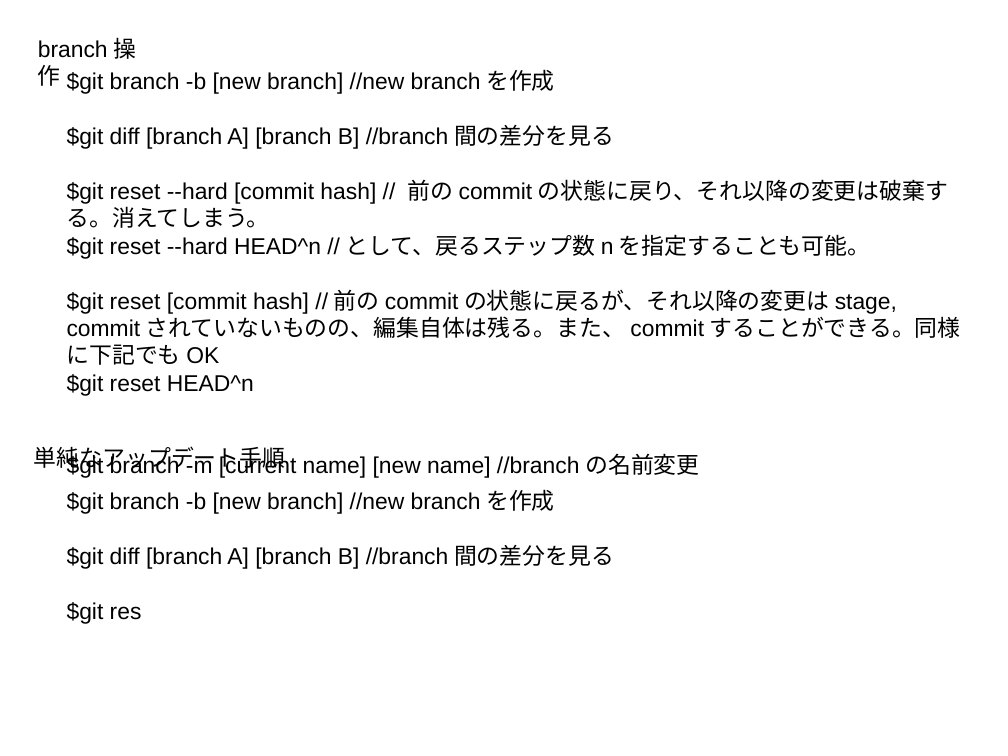
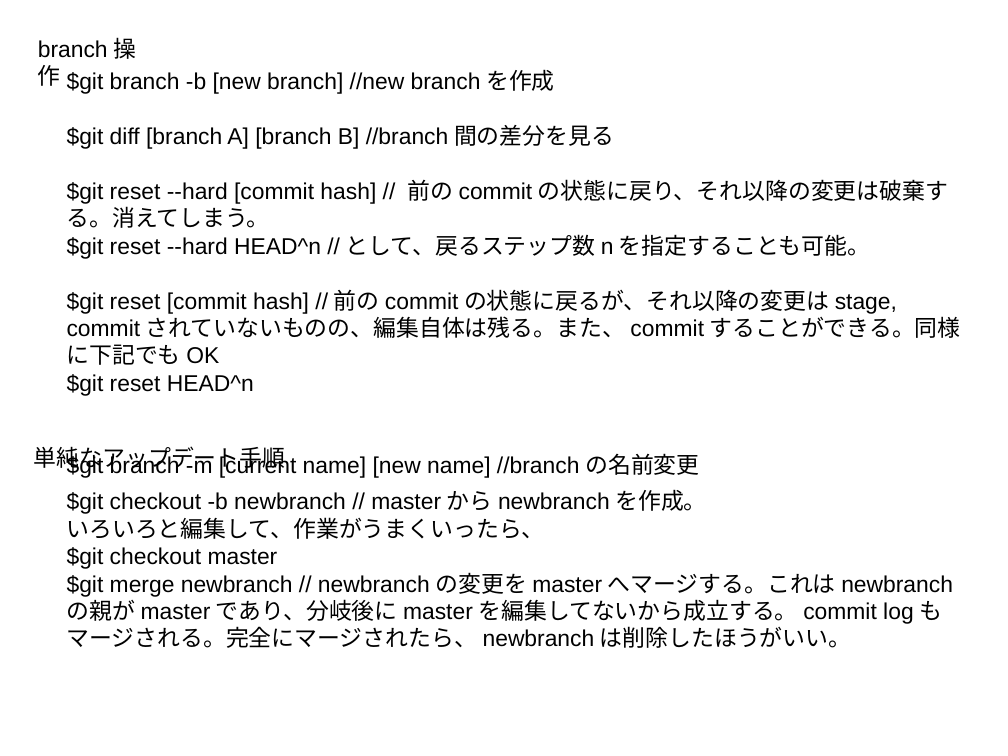
Before and after one commit to HiroumiTani/sample, a slide deck: slide 3 of how-to-git.odp. Drawn at 1008x756 pixels with LibreOffice and Linux fonts; fonts in the diff are those of the drawing. Boxes give left, top, right and bottom in pixels: in the first picture for what was removed or moved away, otherwise in the second. Text is boxed around its words. In the diff, an @@ line names an element or a change of style, - is before the commit and + after.

Commit message:
updated odp

```diff
--- a/how-to-git.odp
+++ b/how-to-git.odp
@@ text at bbox=[67, 489, 877, 648]: text changed @@
-$git branch -b [new branch] //new branchを作成
-$git diff [branch A] [branch B] //branch間の差分を見る
-$git res
+$git checkout -b newbranch // masterからnewbranchを作成。
+いろいろと編集して、作業がうまくいったら、
+$git checkout master
+$git merge newbranch // newbranchの変更をmasterへマージする。これはnewbranchの親がmasterであり、分岐後にmasterを編集してないから成立する。commit logもマージされる。完全にマージされたら、newbranchは削除したほうがいい。
```
Also in this commit, not shown: 1 other file.
